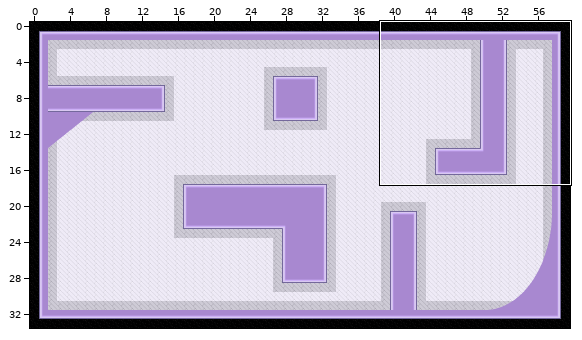
Tiled map: assets/maps/mapa0/mapa0.tmx. The picture above shows the old version from afar; the outline marks the close-up.
Close-up. Old version:
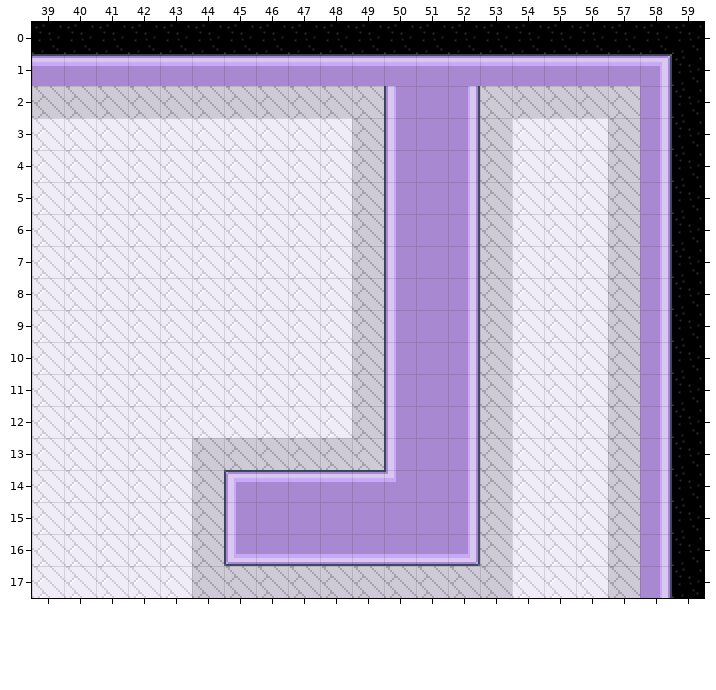
Cells are 32x32 px. Shown: x 39..59, y 0..17. The commit also changed other parts of the map, which this record leaves out.
After:
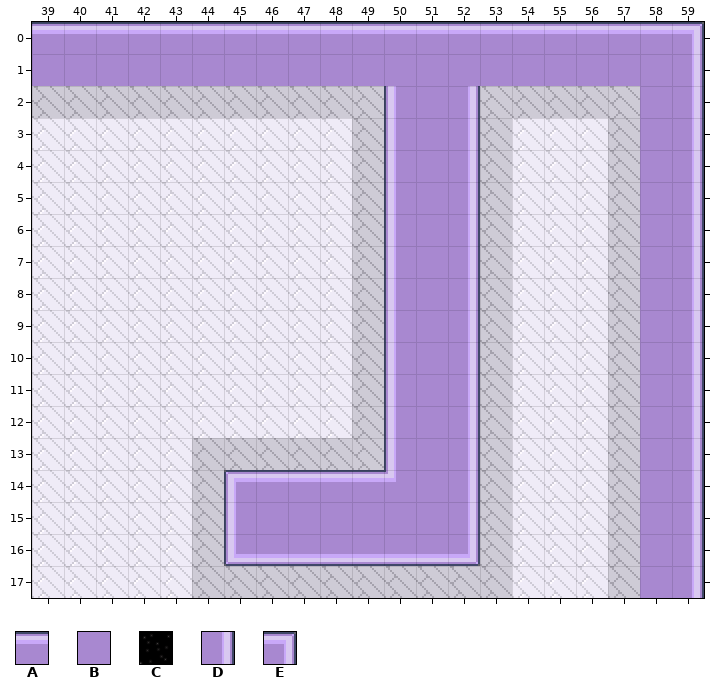
Key: from "mapa0": A 11, B 13, C 16, D 17, E 20.
_ is an empty cell, . an unchanged one.
From old to new:
--- layer "Camada de Blocos 1"
@@ x 39..59 @@
- 0 CCCCCCCCCCCCCCCCCCCCC
- 1 AAAAAAAAAAAAAAAAAAAEC
- 2 ...................DC
- 3 ...................DC
- 4 ...................DC
- 5 ...................DC
- 6 ...................DC
- 7 ...................DC
- 8 ...................DC
- 9 ...................DC
-10 ...................DC
-11 ...................DC
-12 ...................DC
-13 ...................DC
-14 ...................DC
-15 ...................DC
-16 ...................DC
-17 ...................DC
+ 0 AAAAAAAAAAAAAAAAAAAAE
+ 1 BBBBBBBBBBBBBBBBBBBBD
+ 2 ...................BD
+ 3 ...................BD
+ 4 ...................BD
+ 5 ...................BD
+ 6 ...................BD
+ 7 ...................BD
+ 8 ...................BD
+ 9 ...................BD
+10 ...................BD
+11 ...................BD
+12 ...................BD
+13 ...................BD
+14 ...................BD
+15 ...................BD
+16 ...................BD
+17 ...................BD
